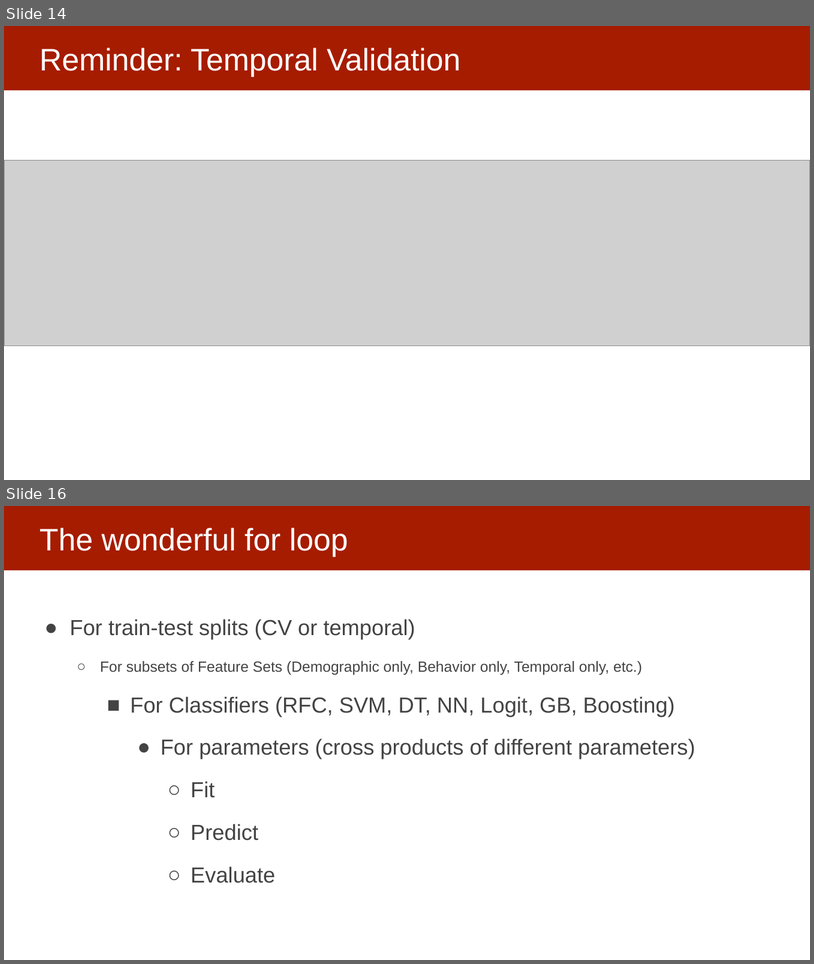
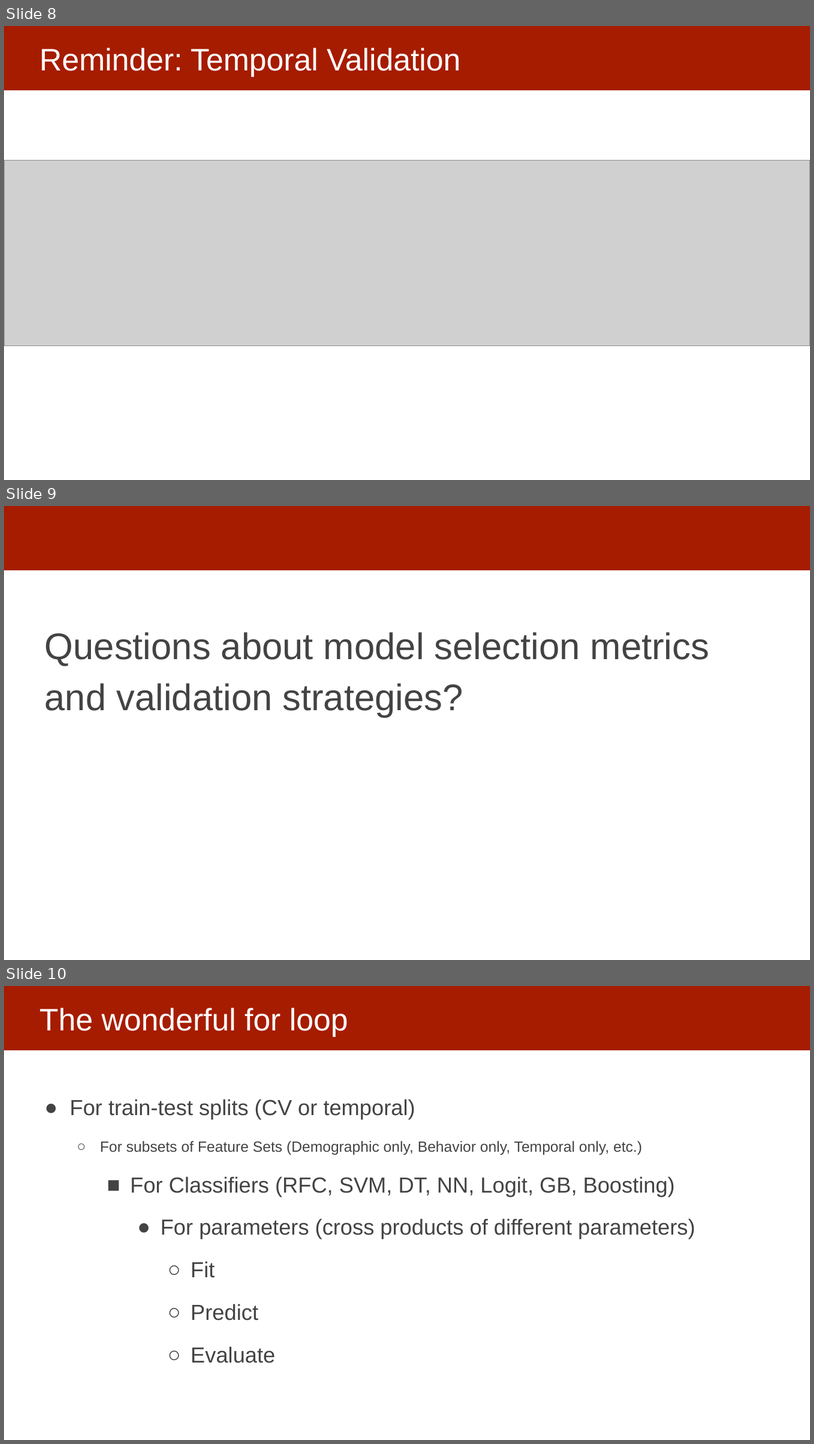
Before and after one commit to dssg/mlforpublicpolicylab, a slide deck: Lectures/15-ml-in-practice-and-model-selection-part-3.pptx. Shown one above the other, each under a label of ours: slides 14 and 16 before the commit, slides 8, 9 and 10 after it; the slides between them are not shown. The pictures are 814x964 and 814x1444 pixels, drawn with LibreOffice and Linux fonts; fonts in the diff are those of the drawing; grey boxes stand for pictures. Boxes give left, top, right and bottom in pixels: in the first picture for what was removed or moved away, otherwise in the second. Text is boxed around its words. In the diff, an @@ line names an element or a change of style, - is before the commit and + after.

```diff
--- a/Lectures/15-ml-in-practice-and-model-selection-part-3.pptx
+++ b/Lectures/15-ml-in-practice-and-model-selection-part-3.pptx
@@ slide 9 added at (4, 506, 810, 960), background #FFFFFF; not listed: 1 template element that a slide beside it also shows @@
@@ text added at (45, 632, 710, 717), 44 pt, text #434343 @@
+Questions about model selection metrics and validation strategies?
@@ what was slide 14 is now slide 8 @@
@@ what was slide 16 is now slide 10 @@
```
Also in this commit, not shown: 5 slides changed, 6 other slides added, 9 slides removed.
